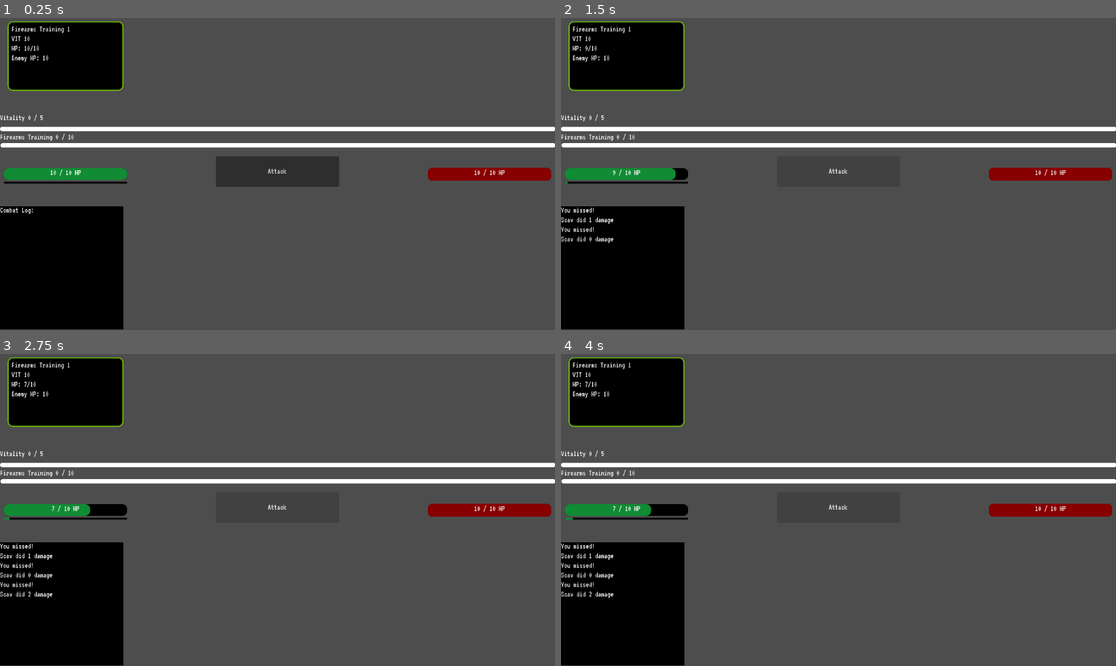
Above: before the commit, frames 1-4 (two rows, left to right).
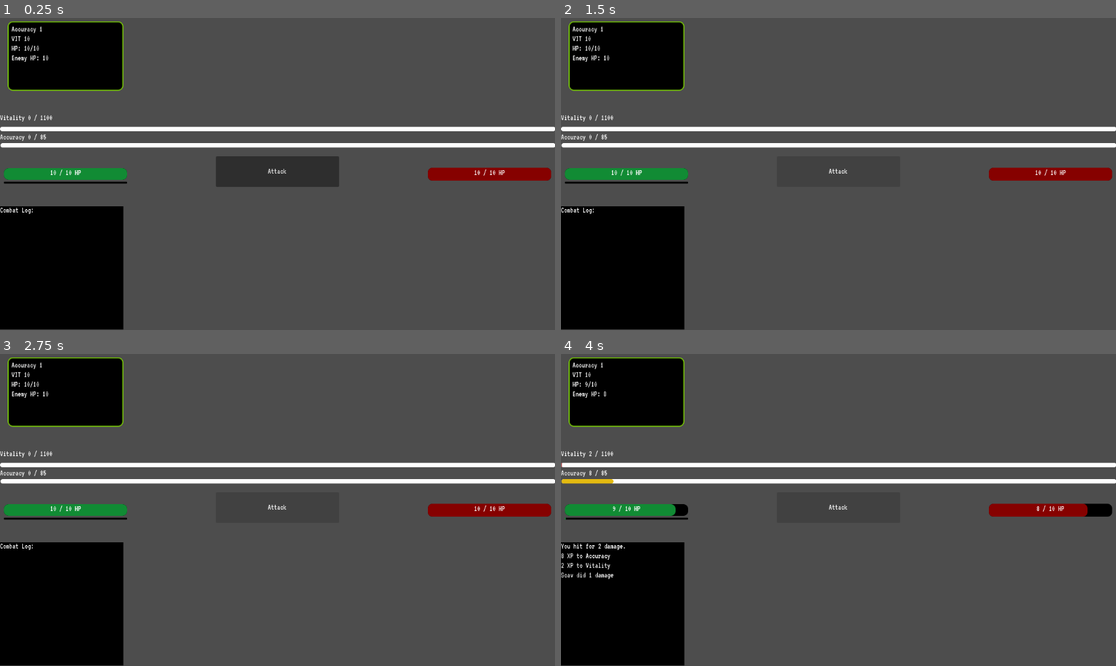
Above: after the commit, the same moments.

Repository: spalmer7/pmc_idler
Game: Godot game, scene res://scenes/game/game.tscn
Same seed, same stepped clock (60 frames per second), same inputs: the game is played once before the commit and once after it.
Inputs:
- Up to frame 1 (0.25 s): no input
- Up to frame 2 (1.5 s): click "Attack" at 0.5 s; click "Attack" at 1.25 s
- Up to frame 3 (2.75 s): click "Attack" at 2 s
- Up to frame 4 (4 s): tap Enter at 2.75 s; tap Space at 3.5 s

The runs differ from the first frame. In frame 1, 0.2% of the frame differs, in the area x 0-14%, y 2-40%; in frame 2, 0.7%; in frame 3, 1.0%; in frame 4, 1.2%, in the area x 0-100%, y 2-79%.

Commit message:
add auto attack function, rename skills, re-organized combat code
- Reorganized combat code to flow better, should make it easier to read and understand.
- Renamed skills to be more literal for what was going on...the other names kind of sucked
- Adding an auto-attack timer, 3 second intervals. Will be working on making it visual and tweaking.
- Created a base formula for hit chance. Hard coded it to be 100% for now but will be working on scaling.

Diff:
--- a/data/enemies/Raider.tres
+++ b/data/enemies/Raider.tres
@@ -8,5 +8,5 @@
 max_health = 15
 enemy_min_damage = 0
 enemy_max_damage = 3
-enemy_defence = 4
+enemy_defense = 1
 metadata/_custom_type_script = "uid://cletp67jsosil"
--- a/data/enemies/Scav.tres
+++ b/data/enemies/Scav.tres
@@ -8,5 +8,5 @@
 max_health = 10
 enemy_min_damage = 0
 enemy_max_damage = 2
-enemy_defence = 3
+enemy_defense = 2
 metadata/_custom_type_script = "uid://cletp67jsosil"
--- a/data/enemy_data.gd
+++ b/data/enemy_data.gd
@@ -5,4 +5,4 @@
 @export var max_health: int
 @export var enemy_min_damage: int
 @export var enemy_max_damage: int
-@export var enemy_defence : int
+@export var enemy_defense : int
--- a/scenes/combat/combat.gd
+++ b/scenes/combat/combat.gd
@@ -7,12 +7,15 @@
 @onready var enemy_hp_bar = $EnemyHealthBar
 @onready var player_hp_bar = $VBoxContainer/PlayerHealthBar
 @onready var hp_regen_timer = $HPRegenTimer
+@onready var auto_attack_timer = $PlayerAutoAttackTimer
 
 
 var current_player_health: int
 var max_player_health: int
 var enemy_health: int
 var combat_logs: Array[String] = []
+
+var auto_attack_enabled : bool = false
 
 #  Initialization
 func _ready() -> void:
@@ -29,64 +32,63 @@
 	# Setting up HP regen
 	hp_regen_timer.timeout.connect(_on_regen_tick)
 
-#  Vitality-Based HP Setup
-func _update_health_from_vitality() -> void:
-	var vit_level = SkillManager.get_level("Vitality")
-	max_player_health = vit_level
-
-	if current_player_health == 0:
-		current_player_health = max_player_health
-
-	player_hp_bar.update_player_hp(current_player_health, max_player_health)
-
-# 60 second HP regeneration
-func _on_regen_tick() -> void:
-	if current_player_health < max_player_health:
-		current_player_health += 1
-		player_hp_bar.update_player_hp(current_player_health, max_player_health)
-		print("Health regenerated, new health: %d" % current_player_health)
-
-
-
-#  XP bar updates
-func _on_xp_changed(skill_name: String, _current_xp: int) -> void:
-	if skill_name == "Firearms Training":
-		xp_bar.value = SkillManager.get_xp(skill_name)
-		xp_bar.max_value = SkillManager.get_max_xp(skill_name)
-	elif skill_name == "Vitality":
-		player_hp_bar.update_player_hp(current_player_health, max_player_health)
-
-#  UI stats display
-func _update_stats() -> void:
-	(%CombatInfo as Label).text = "Firearms Training %d\nVIT %d\nHP: %d/%d\nEnemy HP: %d" % [
-		SkillManager.get_level("Firearms Training"),
-		SkillManager.get_level("Vitality"),
-		current_player_health,
-		max_player_health,
-		enemy_health
-	]
-
-# Respawn enemy
-func _respawn_enemy() -> void:
-	enemy_health = enemy_data.max_health
-	enemy_hp_bar.update_enemy_hp(enemy_health, enemy_data.max_health)
-	_update_stats()
-	combat_logs.append("A new enemy has appeared.")
-	_update_combat_logs()
-
-#  Button press triggers combat
+	# Setting up the auto attack timer
+	auto_attack_timer.timeout.connect(_on_auto_attack_tick)
+
+# CALCULATE HIT CHANCE AND DAMAGE #
+func get_hit_chance(accuracy: int, defense: int) -> float:
+	var enemy_defense : float = defense + 1
+	var base_accuracy : float = accuracy + 1
+	var chance = 1.0 - ((enemy_defense + 1) / (2.0 * base_accuracy))
+	return clamp(chance * 100.0, 100.0, 100.0)
+
+ # Damage formula based on firearm + handling
+func _calculate_damage() -> int:
+	var accuracy = SkillManager.get_level("Accuracy")
+	var max_hit = int(3 + SkillManager.get_level("Firepower") - enemy_data.enemy_defense)
+	var enemy_defense = enemy_data.enemy_defense
+	var hit_chance = get_hit_chance(accuracy, enemy_defense)
+	var roll = randf() * 100.0
+
+	print("Roll: %d | Chance: %d%% | Max Hit: %d" % [roll, hit_chance, max_hit])
+
+	if roll < hit_chance:
+		return randi_range(1, max_hit)
+	else:
+		return 0
+
+func _on_auto_attack_tick() -> void:
+	if auto_attack_enabled and enemy_health > 0:
+		_perform_attack()
+		print("Performed auto attack")
+
+func toggle_auto_attack(enable: bool) -> void:
+	auto_attack_enabled = enable
+	if enable:
+		auto_attack_timer.start()
+		print("Auto attack enabled and timer started")
+	else:
+		auto_attack_timer.stop()
+		print("Auto attack disabled and timer stopped")
+
+#  Pressing button initiates combat loop
 func _on_button_pressed() -> void:
+	if not auto_attack_enabled:
+		toggle_auto_attack(true)
+
+func _perform_attack() -> void:
+
 	if enemy_health > 0:
 		var damage = _calculate_damage()
 		enemy_health = max(enemy_health - damage, 0)
 
 		# Main XP gain
-		var main_skill := "Firearms Training"
-		var xp_gain = int(damage * 1.2)
+		var main_skill := "Accuracy"
+		var xp_gain = int(damage * 4)
 		SkillManager.add_xp(main_skill, xp_gain)
 
 		# Vitality XP gain
-		var vitality_xp = int(xp_gain * 0.33)
+		var vitality_xp = int(xp_gain * 0.25)
 
 		# Log XP
 		if damage > 0:
@@ -100,8 +102,7 @@
 		# UI updates
 		vitality_bar.update_bar()
 		xp_bar.update_bar()
-		player_hp_bar.update_player_hp(current_player_health, max_player_health)
-		enemy_hp_bar.update_enemy_hp(enemy_health, enemy_data.max_health)
+		_refresh_health_bars()
 
 		if enemy_health > 0:
 			_enemy_attack()
@@ -119,27 +120,9 @@
 		print("Enemy respawned")
 		_respawn_enemy()
 
+	# Stops regen timer from going if HP is maxed
 	if current_player_health < max_player_health and hp_regen_timer.is_stopped():
 		hp_regen_timer.start()
-
-# Damage formula based on firearm + handling
-func _calculate_damage() -> int:
-	var accuracy = SkillManager.get_level("Firearms Training")
-	var max_hit = int(5 + SkillManager.get_level("Weapon Handling") - enemy_data.enemy_defence)
-	var hit_chance = get_hit_chance(accuracy)
-	var roll = randi() % 100
-
-	print("Roll: %d | Chance: %d%% | Max Hit: %d" % [roll, hit_chance, max_hit])
-
-	if roll < hit_chance:
-		return randi_range(1, max_hit)
-	else:
-		return 0
-
-func get_hit_chance(accuracy: int) -> float:
-	var base_accuracy : float = 2
-	return (accuracy / (accuracy + base_accuracy)) * 100
-
 
 
 # Enemy attacks back
@@ -148,19 +131,69 @@
 	if current_player_health > 0:
 		current_player_health -= enemy_damage
 		current_player_health = max(current_player_health, 0)
-		player_hp_bar.update_player_hp(current_player_health, max_player_health)
+		_refresh_health_bars()
 		print("Damage done %d, current hp %d" % [enemy_damage, current_player_health])
 
 	combat_logs.append("%s did %d damage" % [enemy_data.name, enemy_damage])
 	if current_player_health < max_player_health and hp_regen_timer.is_stopped():
 		hp_regen_timer.start()
+
+# Respawn enemy
+func _respawn_enemy() -> void:
+	enemy_health = enemy_data.max_health
+	enemy_hp_bar.update_enemy_hp(enemy_health, enemy_data.max_health)
+	_update_stats()
+	combat_logs.append("A new enemy has appeared.")
+	_update_combat_logs()
+
+#  XP bar updates
+func _on_xp_changed(skill_name: String, _current_xp: int) -> void:
+	if skill_name == "Accuracy":
+		xp_bar.value = SkillManager.get_xp(skill_name)
+		xp_bar.max_value = SkillManager.get_max_xp(skill_name)
+	elif skill_name == "Vitality":
+		player_hp_bar.update_player_hp(current_player_health, max_player_health)
+
+#  UI stats display
+func _update_stats() -> void:
+	(%CombatInfo as Label).text = "Accuracy %d\nVIT %d\nHP: %d/%d\nEnemy HP: %d" % [
+		SkillManager.get_level("Accuracy"),
+		SkillManager.get_level("Vitality"),
+		current_player_health,
+		max_player_health,
+		enemy_health
+	]
+
+
+#  HP linked to Vitality level
+func _update_health_from_vitality() -> void:
+	var vit_level = SkillManager.get_level("Vitality")
+	max_player_health = vit_level
+
+	if current_player_health == 0:
+		current_player_health = max_player_health
+
+	player_hp_bar.update_player_hp(current_player_health, max_player_health)
+
+# 60 second HP regeneration
+func _on_regen_tick() -> void:
+	if current_player_health < max_player_health:
+		current_player_health += 1
+		player_hp_bar.update_player_hp(current_player_health, max_player_health)
+		print("Health regenerated, new health: %d" % current_player_health)
+
+# Refresh health bars
+func _refresh_health_bars() -> void:
+	player_hp_bar.update_player_hp(current_player_health, max_player_health)
+	enemy_hp_bar.update_enemy_hp(enemy_health, enemy_data.max_health)
+
 
 # Logging levels
 func _on_level_up(skill_name: String, new_level: int) -> void:
 	if skill_name == "Vitality":
 		_update_health_from_vitality()
 		_update_stats()
-		player_hp_bar.update_player_hp(current_player_health, max_player_health)
+		_refresh_health_bars()
 	combat_logs.append("%s leveled up to %d!" % [skill_name.capitalize(), new_level])
 	_update_combat_logs()
 	_update_stats()
--- a/scenes/combat/combat.tscn
+++ b/scenes/combat/combat.tscn
@@ -219,7 +219,7 @@
 rounded = true
 show_percentage = false
 script = ExtResource("2_6aonj")
-skill_name = "Firearms Training"
+skill_name = "Accuracy"
 
 [node name="XPLabel" type="Label" parent="XPBar"]
 layout_mode = 1
@@ -263,7 +263,6 @@
 
 [node name="HPRegenTimer" type="Timer" parent="."]
 wait_time = 60.0
-autostart = true
 
 [node name="VBoxContainer" type="VBoxContainer" parent="."]
 layout_mode = 0
@@ -308,3 +307,6 @@
 script = ExtResource("7_ijgaf")
 regen_timer = NodePath("../../HPRegenTimer")
 combat_script = NodePath("../..")
+
+[node name="PlayerAutoAttackTimer" type="Timer" parent="."]
+wait_time = 3.0
--- a/scenes/combat/xp_bar.gd
+++ b/scenes/combat/xp_bar.gd
@@ -1,6 +1,6 @@
 extends Node
 
-@export var skill_name: String  # "Firearms Training"
+@export var skill_name: String  # "Accuracy"
 
 @onready var bar: ProgressBar = $"."
 @onready var label: Label = $XPLabel
--- a/singletons/skill_manager/skill_manager.gd
+++ b/singletons/skill_manager/skill_manager.gd
@@ -4,10 +4,10 @@
 signal xp_changed(skill_name: String, current_xp: int)
 
 var skills := {
-	"Firearms Training": { "level": 1, "xp": 0, "max_xp": 10 }, # Attack (accuracy)
-	"Weapon Handling": { "level": 1, "xp": 0, "max_xp": 10 }, # Strength (max damage)
-	"Combat Tactics": { "level": 1, "xp": 0, "max_xp": 10 }, # Defense
-	"Vitality": { "level": 10, "xp": 0, "max_xp": 5 } # Health, level up based on other skills xp
+	"Accuracy": { "level": 1, "xp": 0, "max_xp": 85 }, # Attack (accuracy)
+	"Firepower": { "level": 1, "xp": 0, "max_xp": 85 }, # Strength (max damage)
+	"Resilience": { "level": 1, "xp": 0, "max_xp": 85 }, # Defense
+	"Vitality": { "level": 10, "xp": 0, "max_xp": 1100 } # Health, level up based on other skills xp
 }
 
 func add_xp(skill_name: String, amount: int) -> void:
@@ -26,7 +26,7 @@
 		emit_signal("level_up", skill_name, skill["level"])
 
 	# Vitality gains 33% XP from combat skills
-	if skill_name in ["Firearms Training", "Weapon Handling", "Combat Tactics"]:
+	if skill_name in ["Accuracy", "Firepower", "Resilience"]:
 		_add_vitality_xp(int(amount * 0.33))
 
 func _add_vitality_xp(amount: int) -> void:
